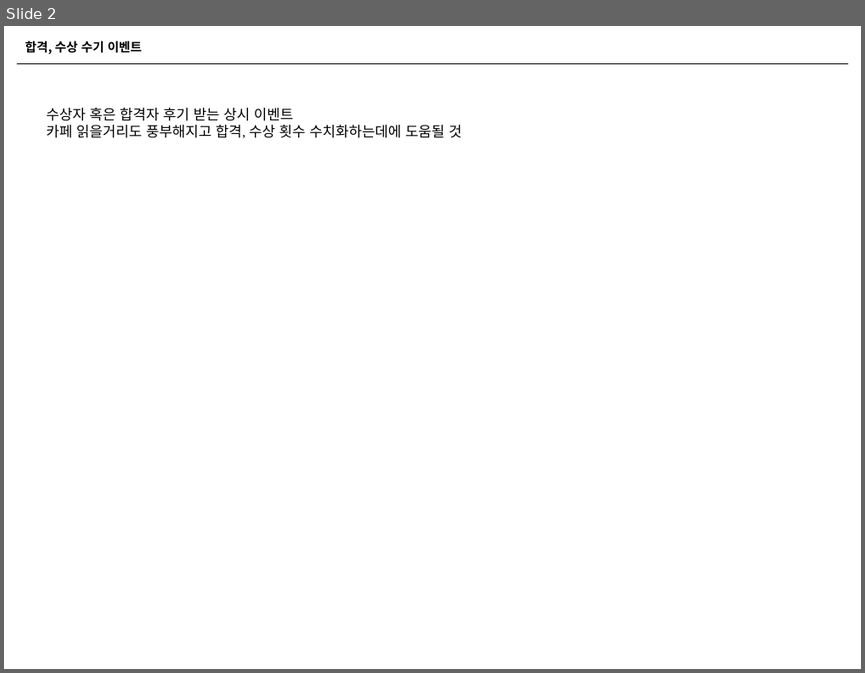
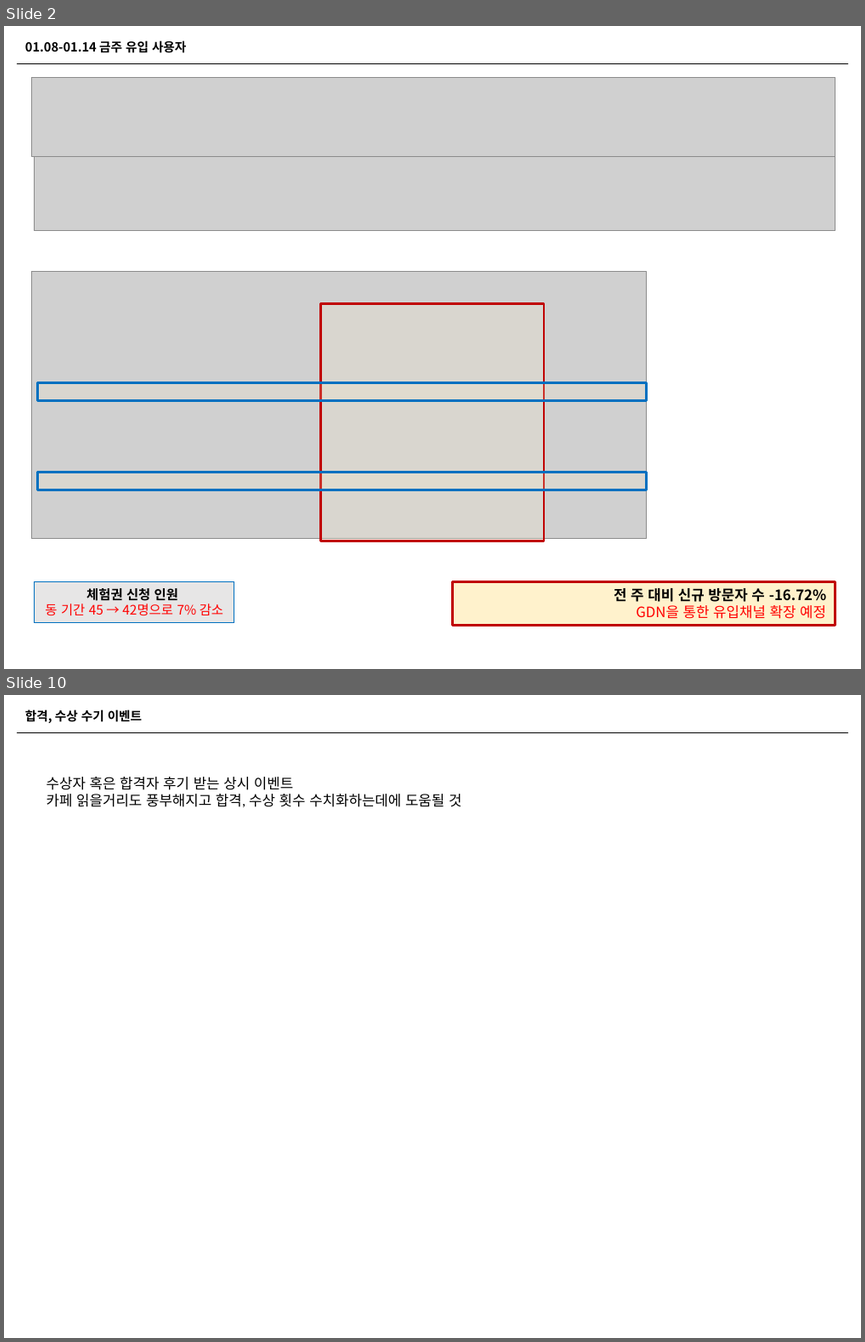
Before and after one commit to naxvinci/marketing, a slide deck: 업무보고0115.pptx. Shown one above the other, each under a label of ours: slide 2 before the commit, slides 2 and 10 after it; the slides between them are not shown. The pictures are 865x673 and 865x1342 pixels, drawn with LibreOffice and Linux fonts; fonts in the diff are those of the drawing; grey boxes stand for pictures. Boxes give left, top, right and bottom in pixels: in the first picture for what was removed or moved away, otherwise in the second. Text is boxed around its words. In the diff, an @@ line names an element or a change of style, - is before the commit and + after.

```diff
--- a/업무보고0115.pptx
+++ b/업무보고0115.pptx
@@ slide 2 added at box(4, 26, 861, 669), background #FFFFFF @@
@@ text added at box(25, 40, 186, 53), 10.5 pt, text #000000, bold @@
+01.08-01.14 금주 유입 사용자
@@ line added from (17, 63) to (848, 63), #000000 0.5 pt @@
@@ picture added at box(32, 77, 835, 156) @@
@@ picture added at box(35, 156, 835, 230) @@
@@ picture added at box(32, 271, 647, 538) @@
@@ rectangle added at box(320, 304, 544, 541), fill #FFF2CC at 20% opacity, outline #C00000 2 pt @@
@@ rectangle added at box(37, 382, 646, 400), fill #FFF2CC at 20% opacity, outline #0070C0 2 pt @@
@@ rectangle added at box(37, 471, 646, 489), fill #FFF2CC at 20% opacity, outline #0070C0 2 pt @@
@@ rectangle added at box(35, 582, 234, 623), fill #E7E6E6, outline #0070C0 0.75 pt, 11 pt, text #FF0000 @@
+체험권 신청 인원
+동 기간 45 → 42명으로 7% 감소
@@ rectangle added at box(453, 582, 835, 625), fill #FFF2CC, outline #C00000 2 pt, 12 pt, text #000000, bold @@
+전 주 대비 신규 방문자 수 -16.72%
+GDN을 통한 유입채널 확장 예정
@@ what was slide 2 is now slide 10 @@
```
Also in this commit, not shown: 2 slides changed, 7 other slides added, 2 slides removed.
